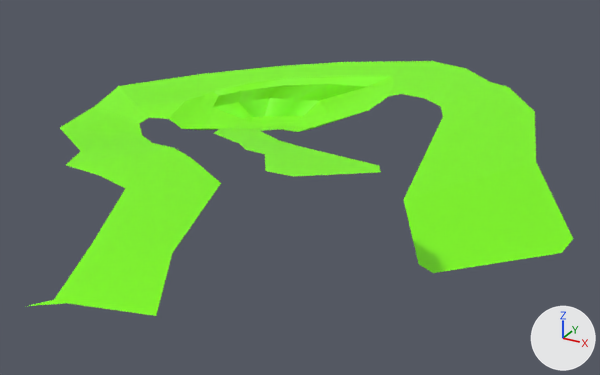
Two versions of the FBX model Assets/Models/Environment/MapParts/caveFloor.fbx, one commit apart.
Before and after are seen from a camera (50 mm lens) standing at (-1.41, 4.47, -0.21) and looking at (-3.49, 8.26, -2.11). Every picture has the same lights, and +X, +Y and +Z are marked at lower right. Where no turn or scale is listed for an object, it has been applied to the vertices. Vertices at the same position are counted once.
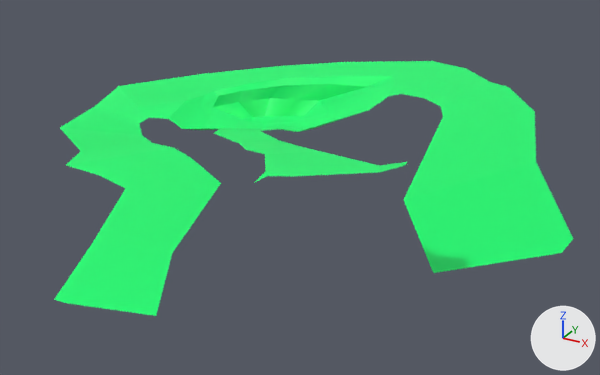
The newer file is also turned or shifted as a whole; pictures and numbers use the older file's frame.

The edits, one by one:
Material 'caveFloor' (mat_cavefloor) is new.
Its base color is (0.0, 1.0, 0.168) (green #00ff72).
me_mesh is used by ob_mesh1; location (1.135, 0.183, -0.013).
Verts and faces of me_mesh; kept vertices keep their numbers, new ones are numbered from 113.
Before the commit, vertices of me_mesh: 23 (-3.97, 8.0, -2.0) at pixel (403, 199), 89 (-4.26, 7.1, -1.57) at pixel (265, 171), 90 (-3.84, 7.36, -1.55) at pixel (379, 165), 91 (-4.08, 7.03, -1.53) at pixel (293, 176), 92 (-3.77, 7.21, -1.51) at pixel (380, 172).
Before the commit, vertices of me_mesh: 102 (-3.61, 7.49, -2.08) at pixel (433, 273), 103 (-3.69, 7.52, -2.07) at pixel (418, 264).
Before the commit, vertices of me_mesh: 104 (-4.94, 6.46, -2.06) at pixel (53, 299), 105 (-4.88, 6.48, -2.07) at pixel (66, 303), 107 (-5.02, 6.38, -2.08).
me_mesh had 113 vertices, 154 faces and spanned x -6.45..-3.1, y 6.38..9.93, z -2.09..-1.51.
me_mesh now has 110 vertices, 156 faces and spans x -6.45..-3.1, y 6.46..9.93, z -2.09..-1.5.
Part 1, on me_mesh:
Vertices deleted: 103 (with the faces that use them).
New vertex 113 is at (-3.7, 7.29, -1.5), pixel (404, 165).
New vertex 114 is at (-3.72, 7.37, -1.51), pixel (408, 161).
New vertex 115 is at (-4.25, 6.99, -1.58), pixel (253, 183).
New vertex 116 is at (-4.17, 6.98, -1.53), pixel (267, 175).
New faces: (90, 92, 113), (90, 113, 114), (89, 115, 116), (89, 116, 91).
Part 2, on me_mesh:
Vertices deleted: 107 (with the faces that use them).
me_mesh part 3: 152 faces spanning x -6.45..-3.1, y 6.46..9.93, z -2.09..-1.51 switch from mat_caveflorr (green #80ff00) to mat_cavefloor (green #00ff72).

Pixel boxes [x1, y1, x2, y2] of what changed, in the pictures (600 x 375 px):
'Mesh1', reshaped: before [29, 61, 573, 316]; after [54, 61, 573, 316]
part 1 of me_mesh, built on: before [404, 203, 433, 273]; after [254, 162, 407, 183]
part 2 of me_mesh, deleted: before [29, 300, 64, 306]
part 3 of me_mesh, recoloured: [54, 61, 573, 316] in both
